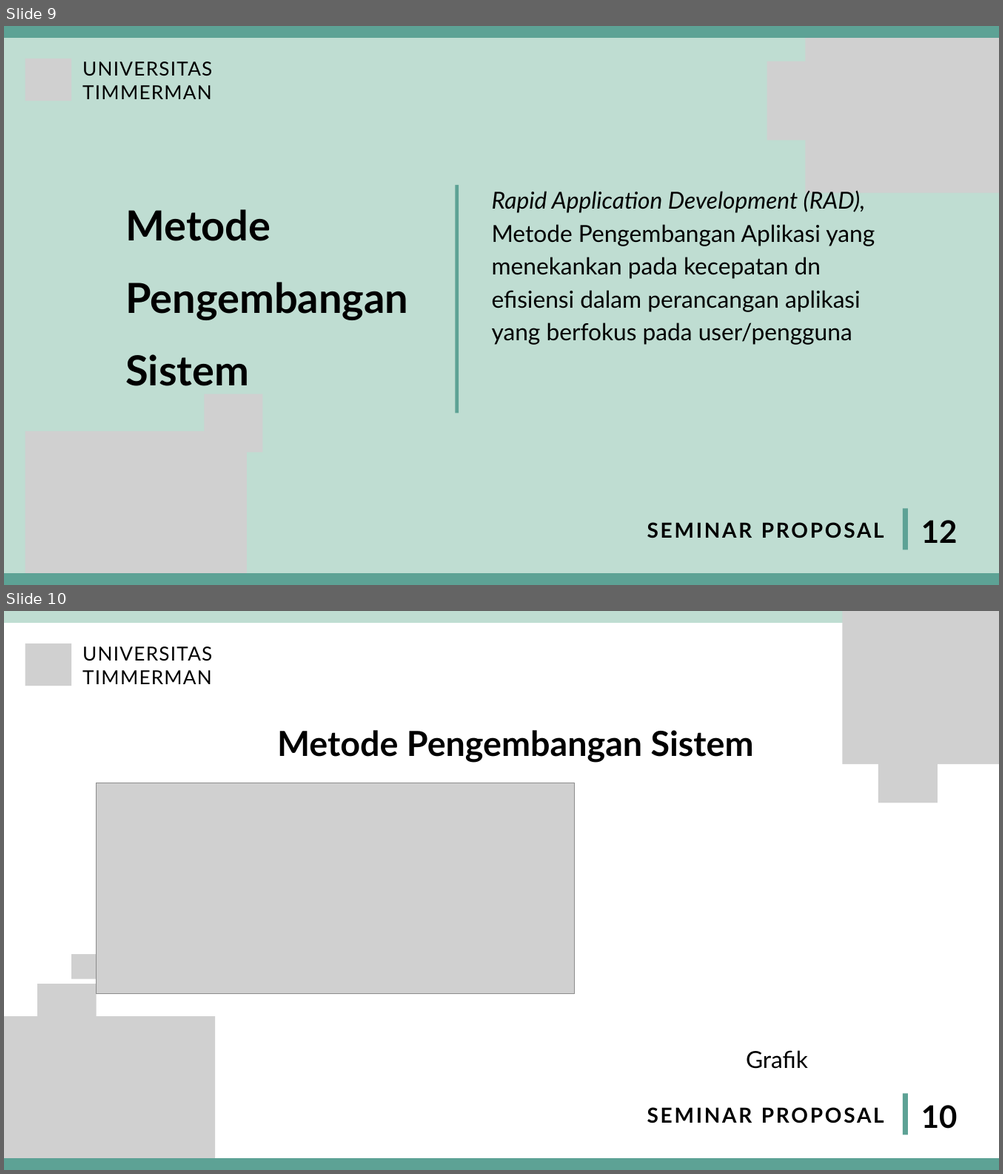
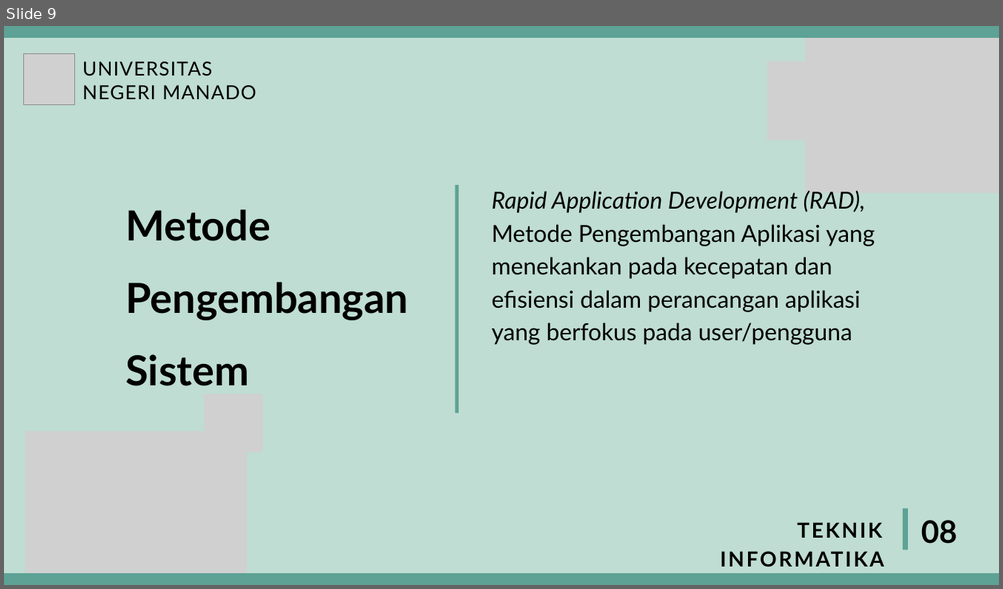
Before and after one commit to paulwenny/MyProposalSkripsi2020, a slide deck: PPT Ujian Proposal - Skripsi/PPT SEMPRO PAULINUS WENEHENUBUN 20210090.pptx. Shown one above the other, each under a label of ours: slides 9 and 10 before the commit, slide 9 after it. The pictures are 1003x1174 and 1003x589 pixels, drawn with LibreOffice and Linux fonts; fonts in the diff are those of the drawing; grey boxes stand for pictures. Boxes give left, top, right and bottom in pixels: in the first picture for what was removed or moved away, otherwise in the second. Text is boxed around its words. In the diff, an @@ line names an element or a change of style, - is before the commit and + after.

Commit message:
EDIT : PPT SEMPRO PAULINUS WENEHENUBUN 20210090.pptx << BAB II Tinggal Alur Algoritma yang belum di buat

```diff
--- a/PPT Ujian Proposal - Skripsi/PPT SEMPRO PAULINUS WENEHENUBUN 20210090.pptx
+++ b/PPT Ujian Proposal - Skripsi/PPT SEMPRO PAULINUS WENEHENUBUN 20210090.pptx
@@ slide 10 removed at bbox=[4, 611, 999, 1170], background #FFFFFF @@
@@ freeform shape removed at bbox=[4, 611, 999, 622] @@
@@ picture removed at bbox=[842, 611, 999, 764] @@
@@ picture removed at bbox=[25, 644, 71, 686] @@
@@ picture removed at bbox=[38, 652, 58, 671] @@
@@ text removed at bbox=[82, 647, 212, 684] @@
-UNIVERSITAS
-TIMMERMAN
@@ text removed at bbox=[277, 730, 754, 763] @@
-Metode Pengembangan Sistem
@@ picture removed at bbox=[878, 743, 937, 803] @@
@@ picture removed at bbox=[96, 783, 575, 994] @@
@@ picture removed at bbox=[71, 954, 96, 980] @@
@@ picture removed at bbox=[37, 984, 96, 1043] @@
@@ picture removed at bbox=[4, 1017, 215, 1170] @@
@@ text removed at bbox=[745, 1051, 808, 1069] @@
-Grafik
@@ line removed from (905, 1094) to (905, 1135) @@
@@ text removed at bbox=[647, 1108, 884, 1124] @@
-SEMINAR PROPOSAL
@@ text removed at bbox=[921, 1105, 957, 1129] @@
-10
@@ freeform shape removed at bbox=[4, 1159, 999, 1170] @@
@@ slide 9 changed as well @@
@@ picture: place and size @@
-picture at bbox=[25, 59, 71, 101]
+picture at bbox=[23, 53, 74, 104]
@@ text at bbox=[82, 85, 256, 100]: text changed @@
-TIMMERMAN
+NEGERI MANADO
@@ text at bbox=[492, 224, 874, 345]: text changed @@
-Metode Pengembangan Aplikasi yang menekankan pada kecepatan dn efisiensi dalam perancangan aplikasi yang berfokus pada user/pengguna
+Metode Pengembangan Aplikasi yang menekankan pada kecepatan dan efisiensi dalam perancangan aplikasi yang berfokus pada user/pengguna
@@ text at bbox=[720, 523, 884, 568]: text changed @@
-SEMINAR PROPOSAL
+TEKNIK INFORMATIKA
@@ text at bbox=[921, 520, 957, 544]: text changed @@
-12
+08
```
Also in this commit, not shown: 1 other slide changed, 3 slides added, 1 other slide removed.
